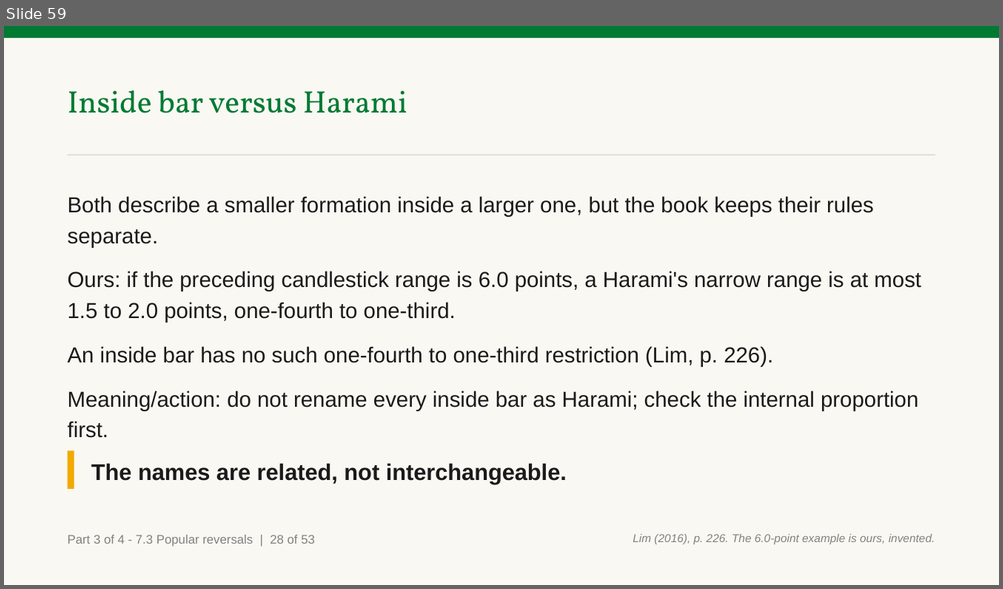
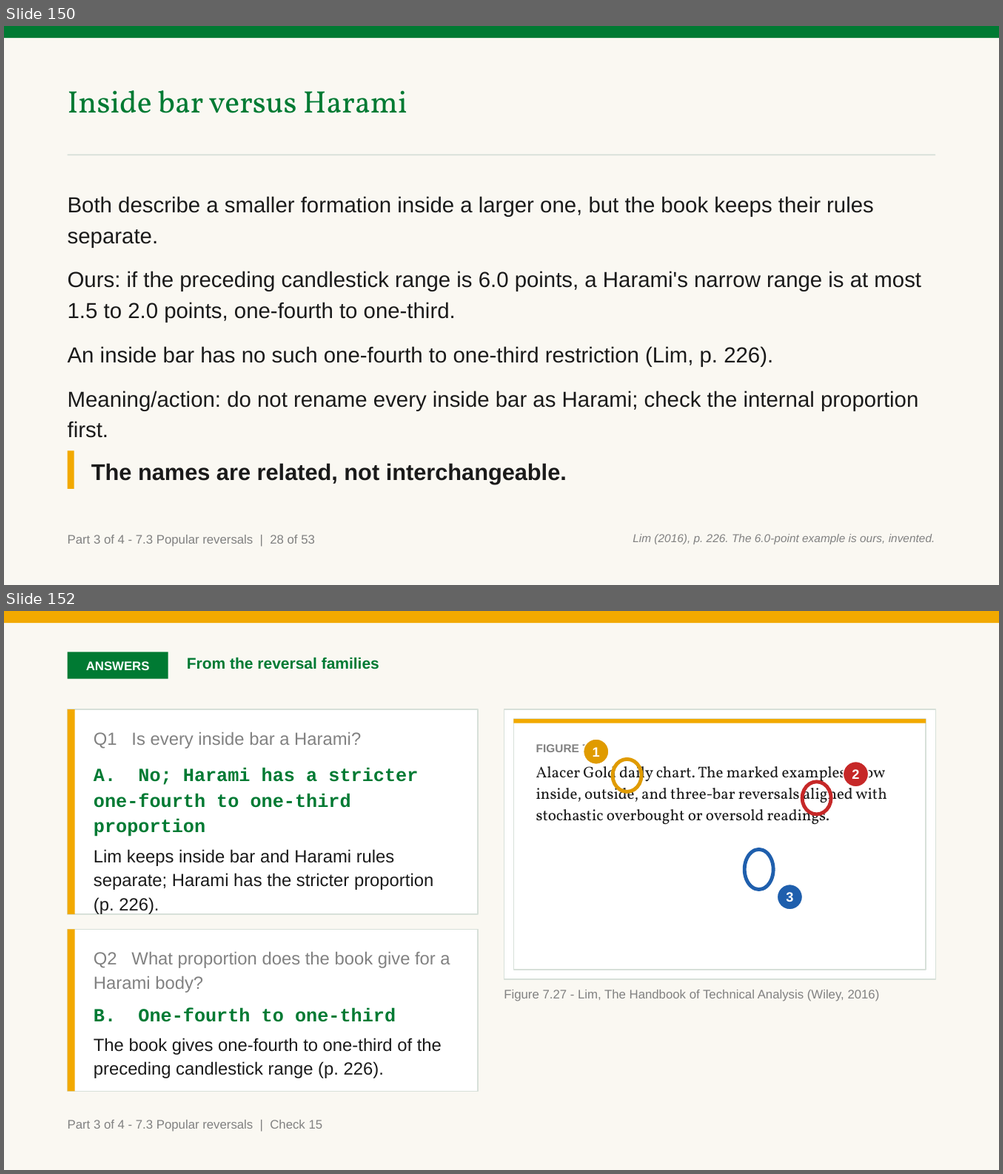
Before and after one commit to benjiesotelo-sudo/Telos_FIN1209, a slide deck: chapter-07/FIN1209-Chapter-07.pptx. Shown one above the other, each under a label of ours: slide 59 before the commit, slides 150 and 152 after it; the slides between them are not shown. The pictures are 1003x589 and 1003x1174 pixels, drawn with LibreOffice and Linux fonts; fonts in the diff are those of the drawing. Boxes give left, top, right and bottom in pixels: in the first picture for what was removed or moved away, otherwise in the second. Text is boxed around its words. In the diff, an @@ line names an element or a change of style, - is before the commit and + after.

Commit message:
refine(ch7): complete Part 2 rework

```diff
--- a/chapter-07/FIN1209-Chapter-07.pptx
+++ b/chapter-07/FIN1209-Chapter-07.pptx
@@ slide 152 added at (4, 611, 999, 1170), background #FFFFFF @@
@@ rectangle added at (4, 611, 999, 1170), fill #FAF8F2 @@
@@ rectangle added at (4, 611, 999, 623), fill #F2A900 @@
@@ rectangle added at (68, 652, 168, 679), fill #007A33, 12 pt, text #FFFFFF, bold @@
+ANSWERS
@@ text added at (187, 657, 379, 669), 15 pt, text #007A33, bold @@
+From the reversal families
@@ rectangle added at (68, 709, 478, 914), fill #FFFFFF, outline #D7E0D9 1 pt @@
@@ rectangle added at (68, 709, 75, 914), fill #F2A900 @@
@@ rectangle added at (504, 709, 935, 980), fill #FFFFFF, outline #D7E0D9 1 pt @@
@@ rectangle added at (514, 719, 925, 970), fill #FFFFFF, outline #D7E0D9 1 pt @@
@@ rectangle added at (514, 719, 925, 723), fill #F2A900 @@
@@ text added at (94, 732, 361, 749), 17 pt, text #818181 @@
+Q1 Is every inside bar a Harami?
@@ text added at (536, 743, 886, 825), 15 pt, text #1A1A1A @@
+FIGURE 7.27
+Alacer Gold daily chart. The marked examples show inside, outside, and three-bar reversals aligned with stochastic overbought or oversold readings.
@@ ellipse added at (583, 739, 609, 765), fill #E09B00, outline #FFFFFF 1 pt, 13 pt, text #FFFFFF, bold @@
+1
@@ ellipse added at (613, 760, 642, 792), outline #E09B00 3.5 pt @@
@@ ellipse added at (842, 762, 868, 787), fill #C62828, outline #FFFFFF 1 pt, 13 pt, text #FFFFFF, bold @@
+2
@@ text added at (94, 767, 433, 914), 17 pt, text #1A1A1A @@
+A. No; Harami has a stricter one-fourth to one-third proportion
+Lim keeps inside bar and Harami rules separate; Harami has the stricter proportion (p. 226).
@@ ellipse added at (802, 782, 831, 815), outline #C62828 3.5 pt @@
@@ ellipse added at (744, 850, 774, 890), outline #1F5FAD 3.5 pt @@
@@ ellipse added at (777, 885, 802, 910), fill #1F5FAD, outline #FFFFFF 1 pt, 13 pt, text #FFFFFF, bold @@
+3
@@ rectangle added at (68, 930, 478, 1091), fill #FFFFFF, outline #D7E0D9 1 pt @@
@@ rectangle added at (68, 930, 75, 1091), fill #F2A900 @@
@@ text added at (94, 952, 449, 993), 17 pt, text #818181 @@
+Q2 What proportion does the book give for a Harami body?
@@ text added at (94, 1008, 441, 1079), 17 pt, text #1A1A1A @@
+B. One-fourth to one-third
+The book gives one-fourth to one-third of the preceding candlestick range (p. 226).
@@ text added at (504, 990, 879, 1002), 12 pt, text #818181 @@
+Figure 7.27 - Lim, The Handbook of Technical Analysis (Wiley, 2016)
@@ text added at (68, 1120, 323, 1132), 12 pt, text #818181 @@
+Part 3 of 4 - 7.3 Popular reversals | Check 15
@@ what was slide 59 is now slide 150 @@
```
Also in this commit, not shown: 8 slides changed, 127 other slides added, 37 slides removed, 2 other files.
